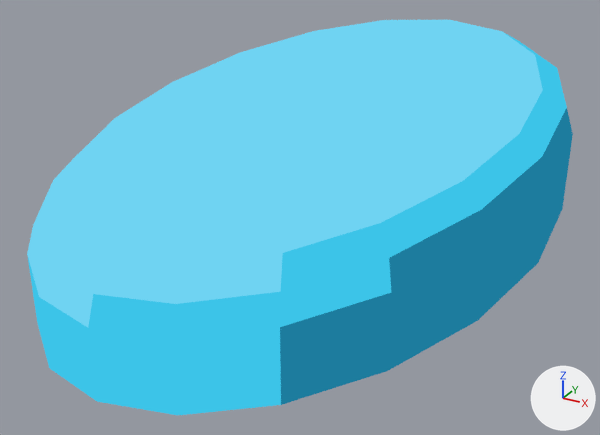
The glTF model Assets/TD2/Screen3D/Kit07/celadon3d/Plate_LatchPad.gltf as it was, and as the next commit left it.
Camera for both pictures: a 50 mm camera at (0.478, -0.265, 0.472) aimed at (0.145, 0.341, 0.169). Arrows for +X, +Y and +Z are at lower right; the lights stay in place. The first picture is the older version.

In view in the first picture: 'Plate_LatchPad_baked'.
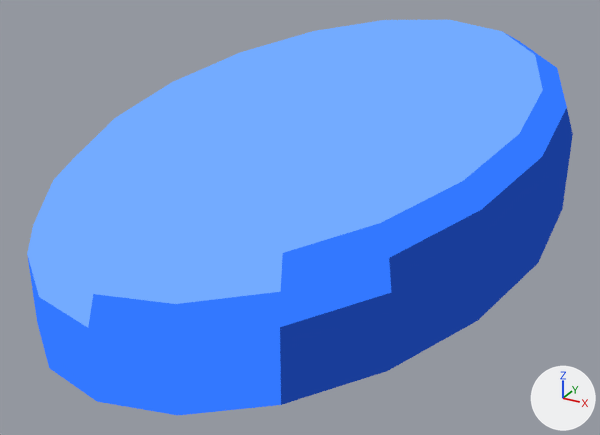
Edits to the bpy script that builds the scene:
```text
Change mat_k07_celadon_link_light:
    where n0 = _N.new('ShaderNodeEmission'); n0.name = 'Emission'
    n0.inputs[0].default_value: (0.159, 0.651, 0.888, 1.0) -> (0.171, 0.406, 1.0, 1.0)  # 'Color', cyan #6fd3f2 -> 'Color', blue #73abff
Change mat_k07_celadon_link_shadow:
    where n0 = _N.new('ShaderNodeEmission'); n0.name = 'Emission'
    n0.inputs[0].default_value: (0.0123, 0.202, 0.342, 1.0) -> (0.01, 0.047, 0.319, 1.0)  # 'Color', cyan #1d7c9e -> 'Color', blue #193d99
Change mat_k07_celadon_link:
    where n0 = _N.new('ShaderNodeEmission'); n0.name = 'Emission'
    n0.inputs[0].default_value: (0.0452, 0.552, 0.807, 1.0) -> (0.0331, 0.187, 1.0, 1.0)  # 'Color', cyan #3cc4e8 -> 'Color', blue #3378ff
```

Changed parts and their boxes (x1, y1, x2, y2) in the pictures (600 x 435 px):
'Plate_LatchPad_baked', recoloured (cyan to blue): (27, 20, 573, 415) in both
